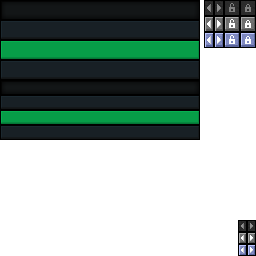
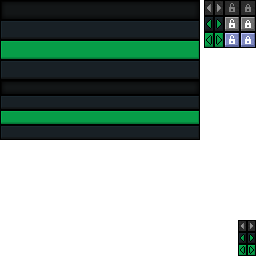
Layered file, before and after one edit (256 × 256). Changes by layer:
added layer "Bottom Arrows" above "Bottom Arrow BG" over left=240, top=234, right=254, bottom=254
added layer "Bottom Arrow BG" above "Bottom Arrows BG Hovered" over left=239, top=233, right=255, bottom=243
added layer "Bottom Arrows BG Hovered" above "Top Arrows" over left=239, top=245, right=255, bottom=255
added layer "Top Arrows" above "Top Arrows BG Normal" over left=206, top=19, right=222, bottom=45
added layer "Top Arrows BG Normal" above "Top Arrows BG Hovered" over left=215, top=17, right=223, bottom=31
added layer "Top Arrows BG Hovered" above "Layer 4" over left=205, top=17, right=223, bottom=47
